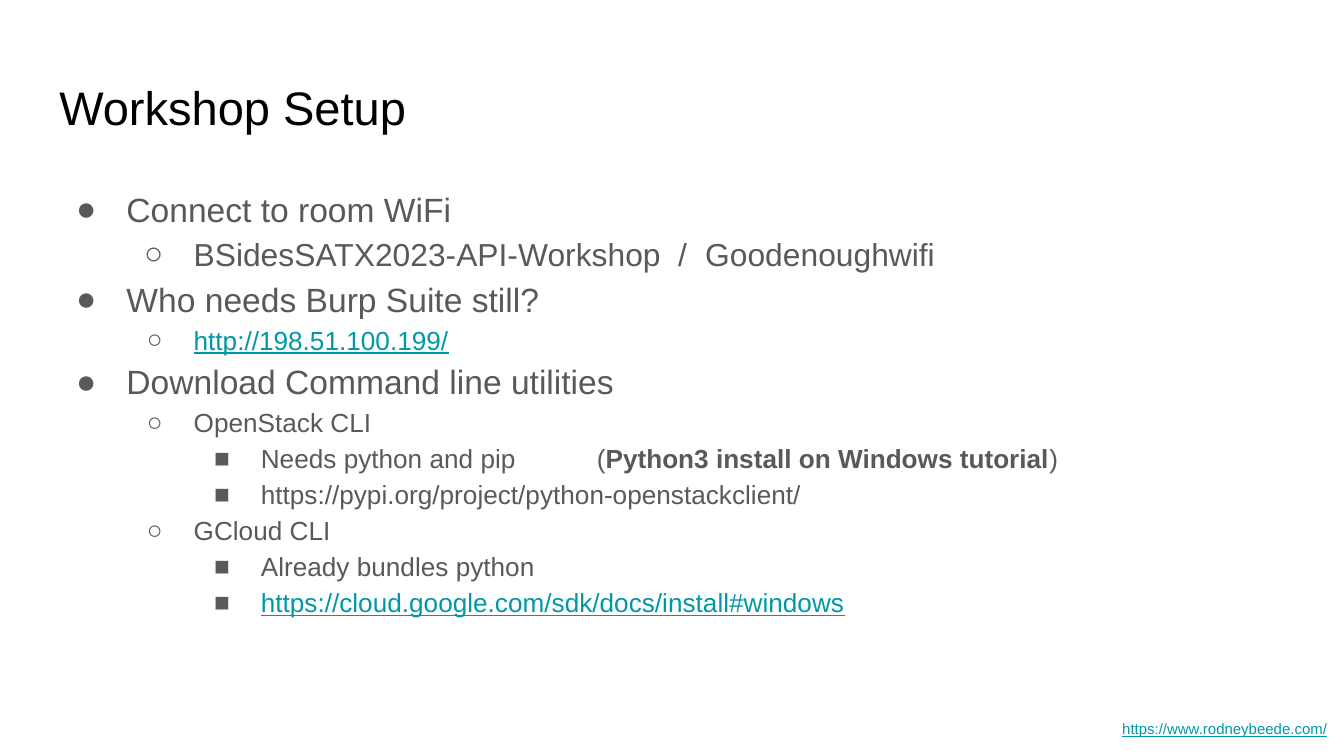
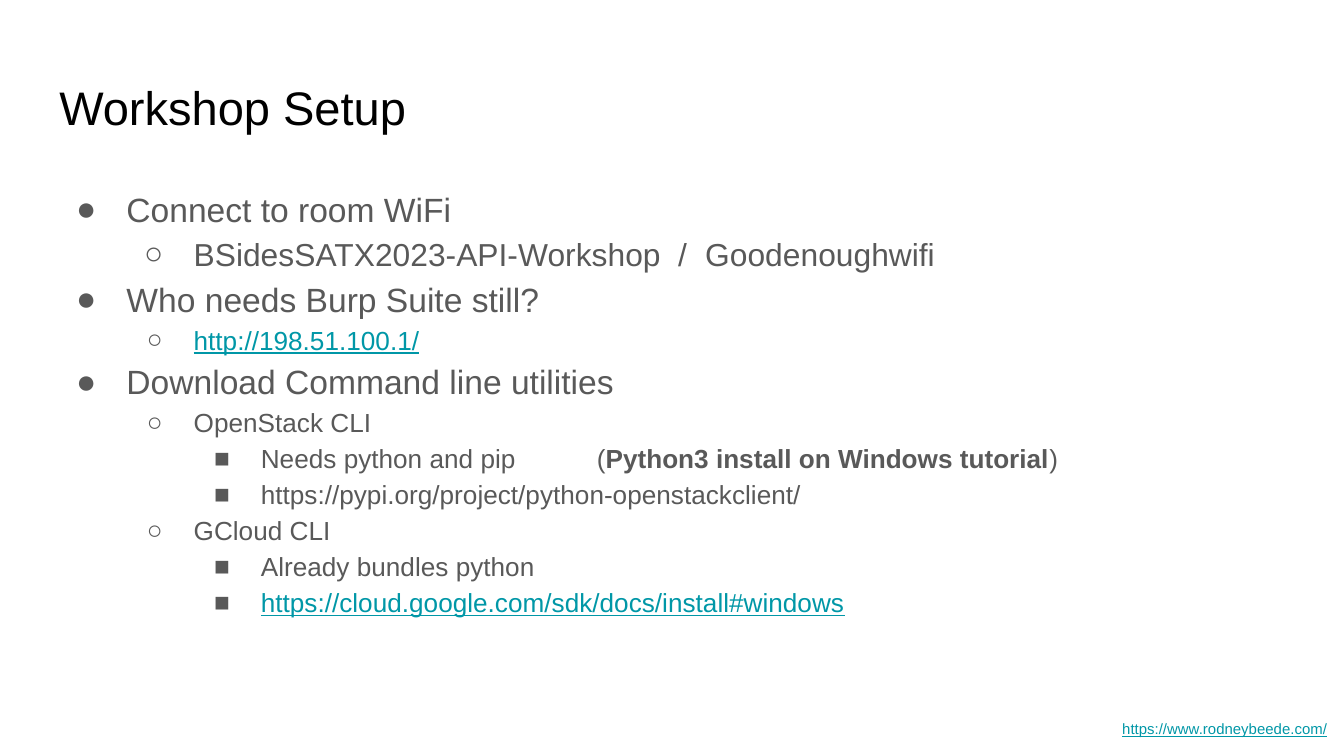
Before and after one commit to rbeede/BSidesSATX2023, a slide deck: slide 4 of Pen-testing Cloud REST APIs - BSidesSATX2023.pptx. Drawn at 1344x756 pixels with LibreOffice and Linux fonts; fonts in the diff are those of the drawing. Boxes give left, top, right and bottom in pixels: in the first picture for what was removed or moved away, otherwise in the second. Text is boxed around its words. In the diff, an @@ line names an element or a change of style, - is before the commit and + after.

```diff
--- a/Pen-testing Cloud REST APIs - BSidesSATX2023.pptx
+++ b/Pen-testing Cloud REST APIs - BSidesSATX2023.pptx
@@ text at <box>194,331,419,355</box>: text changed @@
-  ○ http://198.51.100.199/
+  ○ http://198.51.100.1/
```
Also in this commit, not shown: 2 other slides changed.
